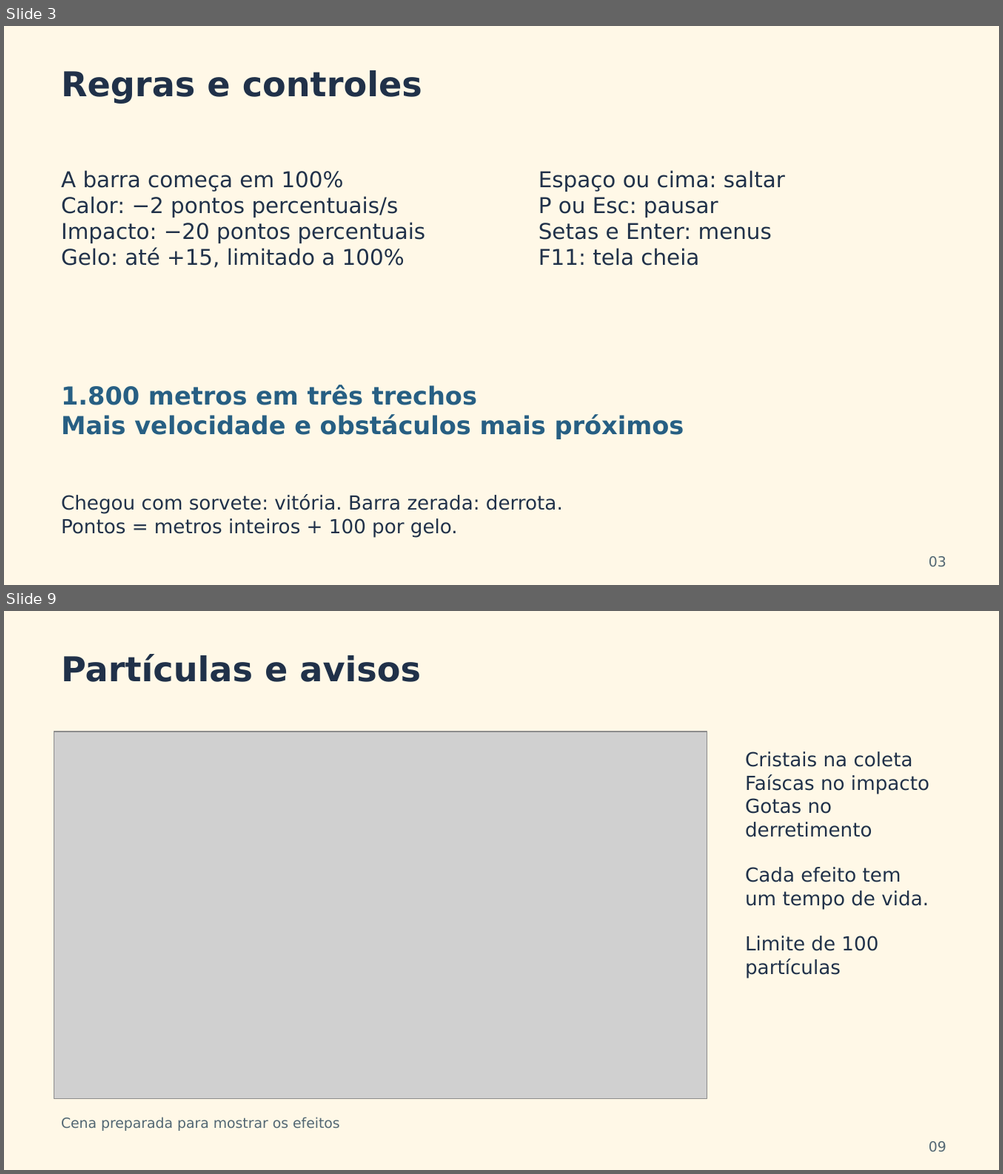
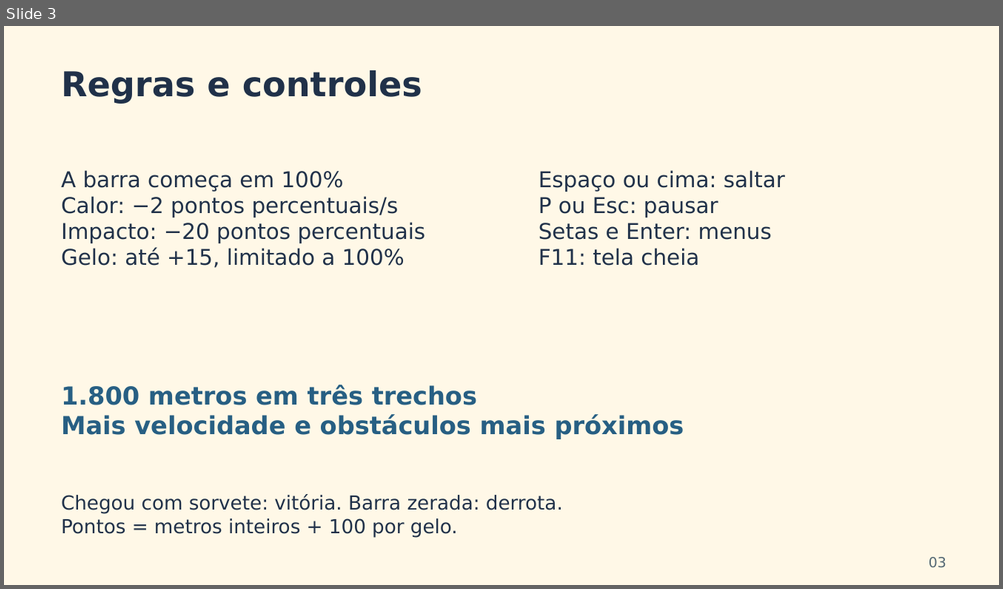
Before and after one commit to Danielpr614/corre-que-derrete, a slide deck: presentation/Corre_que_Derrete_Equipe_20261015.pptx. Shown one above the other, each under a label of ours: slides 3 and 9 before the commit, slide 3 after it; the slides between them are not shown. The pictures are 1003x1174 and 1003x589 pixels, drawn with LibreOffice and Linux fonts; fonts in the diff are those of the drawing; grey boxes stand for pictures. Boxes give left, top, right and bottom in pixels: in the first picture for what was removed or moved away, otherwise in the second. Text is boxed around its words. In the diff, an @@ line names an element or a change of style, - is before the commit and + after.

```diff
--- a/presentation/Corre_que_Derrete_Equipe_20261015.pptx
+++ b/presentation/Corre_que_Derrete_Equipe_20261015.pptx
@@ slide 9 removed at (x1=4, y1=611, x2=999, y2=1170), background #FFF8E7 @@
@@ text removed at (x1=61, y1=654, x2=421, y2=682) @@
-Partículas e avisos
@@ picture removed at (x1=54, y1=732, x2=707, y2=1099) @@
@@ text removed at (x1=745, y1=752, x2=929, y2=978) @@
-Cristais na coleta
-Faíscas no impacto
-Gotas no derretimento
-Cada efeito tem
-um tempo de vida.
-Limite de 100 partículas
@@ text removed at (x1=61, y1=1117, x2=340, y2=1131) @@
-Cena preparada para mostrar os efeitos
@@ text removed at (x1=928, y1=1142, x2=946, y2=1153) @@
-09
```
Also in this commit, not shown: 2 slides changed, 3 slides added, 9 other slides removed, 6 other files.
